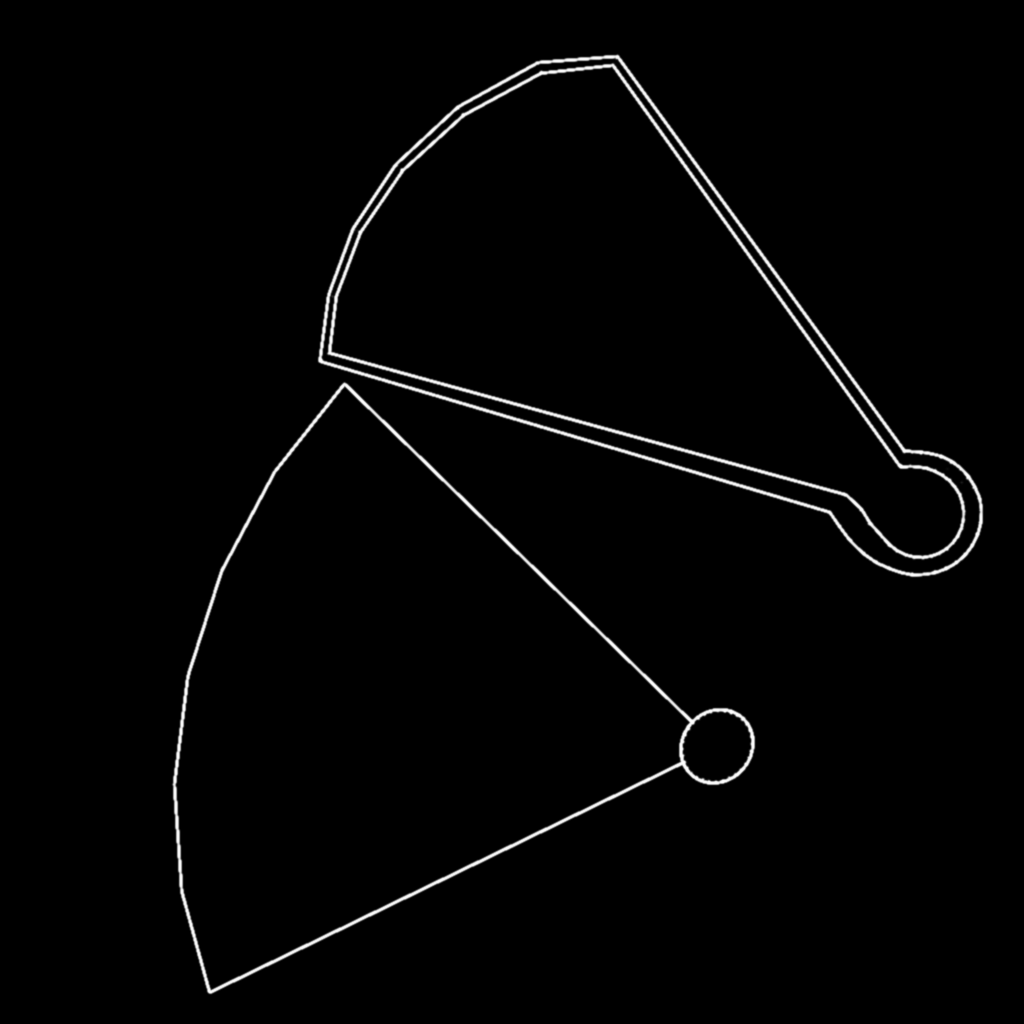
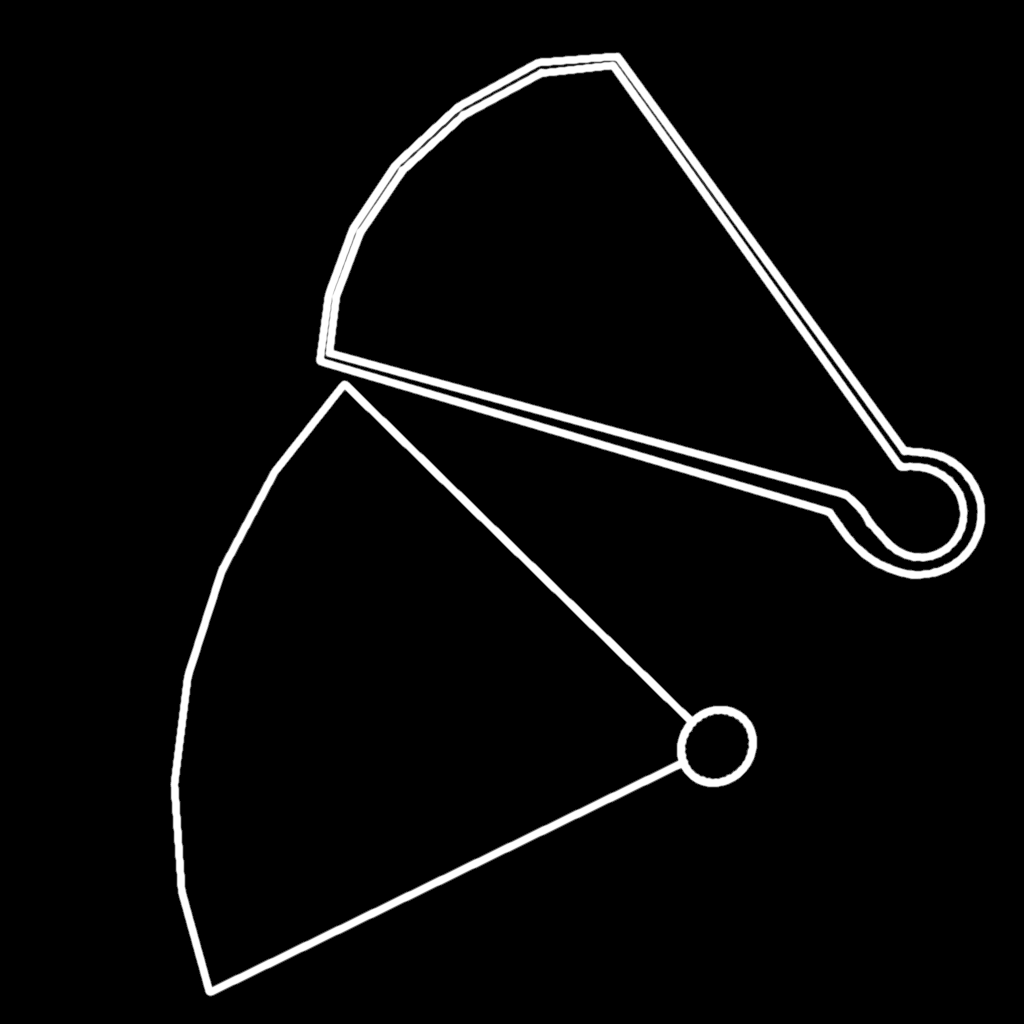
Layered file, before and after one edit (1024x1024). Changes by layer:
added layer "Removed All Unwanted Parts copy 16" above "Full Finished Old Backup" over [170, 52, 986, 997]
renamed "Edited copy 9" to "Full Finished Old Backup", hid it over [171, 53, 984, 995]
